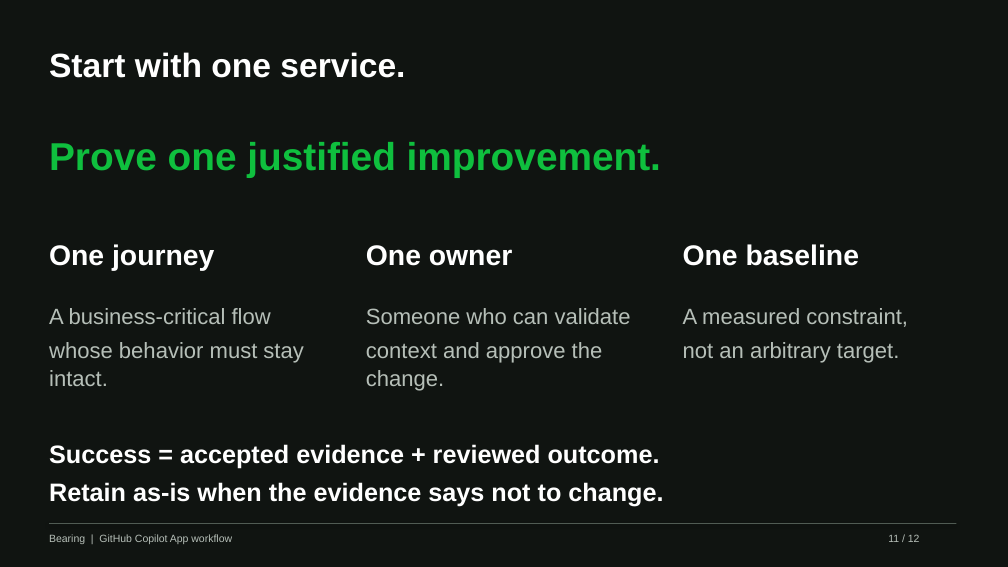
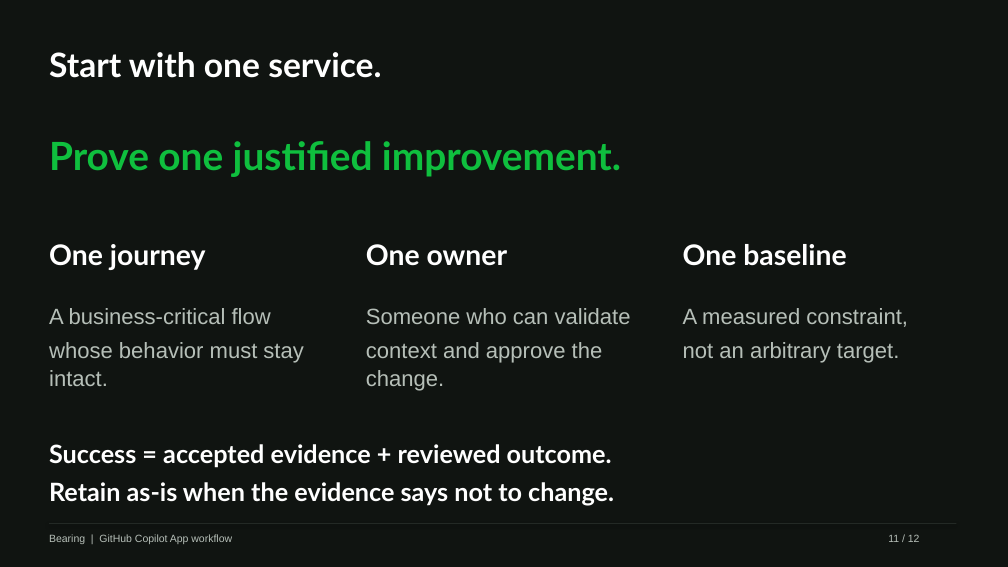
Before and after one commit to eltyagi/bearingV2, a slide deck: slide 11 of submission/modernization-assessment.pptx. Drawn at 1008x567 pixels with LibreOffice and Linux fonts; fonts in the diff are those of the drawing. Boxes give left, top, right and bottom in pixels: in the first picture for what was removed or moved away, otherwise in the second. Text is boxed around its words. In the diff, an @@ line names an element or a change of style, - is before the commit and + after.

```diff
--- a/submission/modernization-assessment.pptx
+++ b/submission/modernization-assessment.pptx
@@ font Arial to Lato in 6 elements at bbox=[49, 52, 381, 78], bbox=[49, 141, 621, 177], bbox=[49, 244, 206, 270], bbox=[366, 244, 508, 266], bbox=[683, 244, 846, 266], bbox=[49, 444, 614, 505] @@
@@ rectangle at bbox=[49, 523, 957, 524]: fill #505B53 to #232925 @@
```
Also in this commit, not shown: 11 other slides changed, 1 other file.
